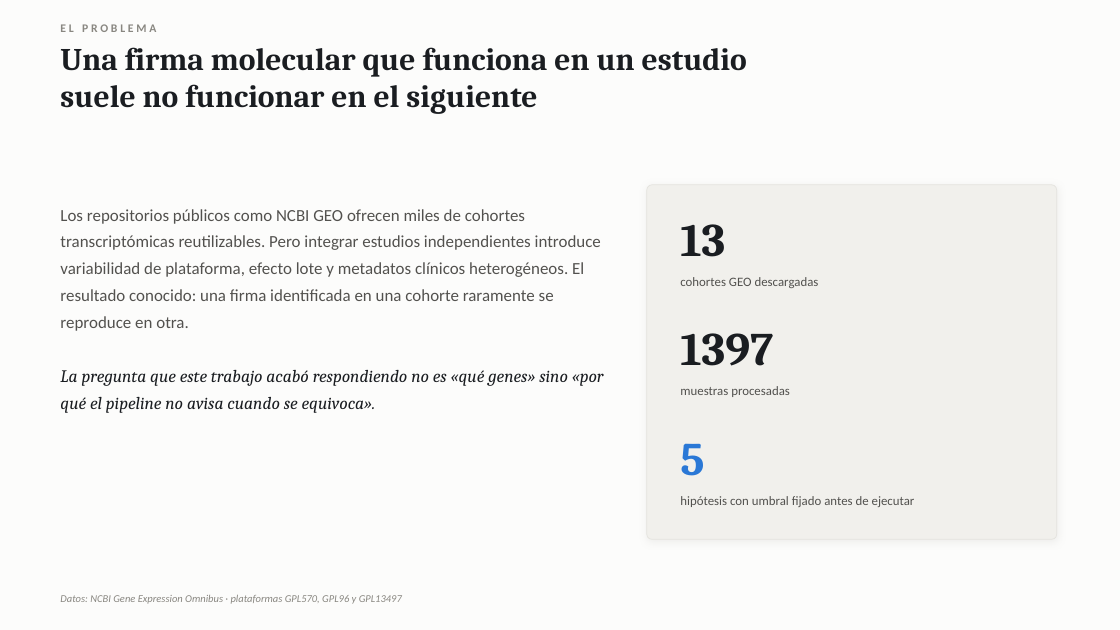
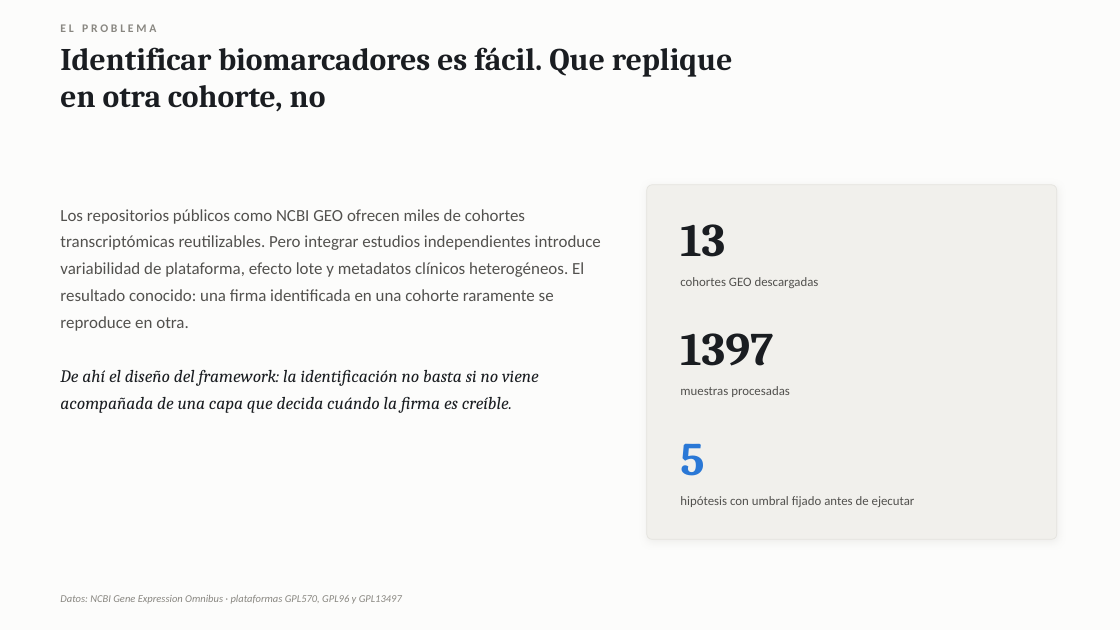
Before and after one commit to danitapiadiez-gif/TFM-Bioinformatica, a slide deck: slide 2 of DEFENSA_TFM.pptx. Drawn at 1120x630 pixels with LibreOffice and Linux fonts; fonts in the diff are those of the drawing. Boxes give left, top, right and bottom in pixels: in the first picture for what was removed or moved away, otherwise in the second. Text is boxed around its words. In the diff, an @@ line names an element or a change of style, - is before the commit and + after.

```diff
--- a/DEFENSA_TFM.pptx
+++ b/DEFENSA_TFM.pptx
@@ text at [60,47,733,112]: text changed @@
-Una firma molecular que funciona en un estudio
-suele no funcionar en el siguiente
+Identificar biomarcadores es fácil. Que replique
+en otra cohorte, no
@@ text at [60,370,539,413]: text changed @@
-La pregunta que este trabajo acabó respondiendo no es «qué genes» sino «por qué el pipeline no avisa cuando se equivoca».
+De ahí el diseño del framework: la identificación no basta si no viene acompañada de una capa que decida cuándo la firma es creíble.
```
Also in this commit, not shown: 1 other slide changed, 3 slides added, 2 slides removed, 15 other files.
